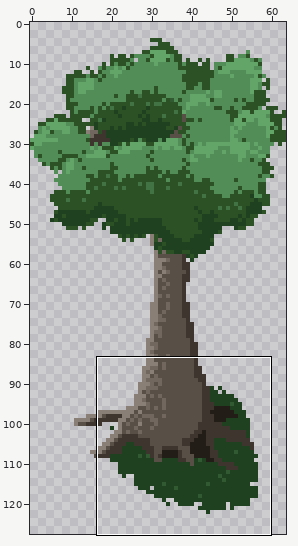
Edited in one commit: pixel-art file (tilerunner/sprite files/sprite images/tree.aseprite). The picture above shows the old version from afar; the outline marks the close-up.
Close-up. Before:
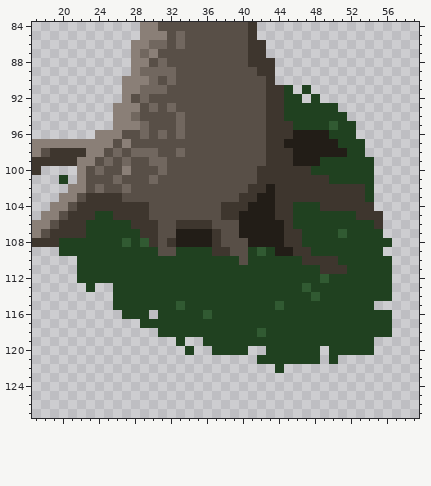
64x128 pixels, 1 frame. Shown: x 17..59, y 84..127.
After:
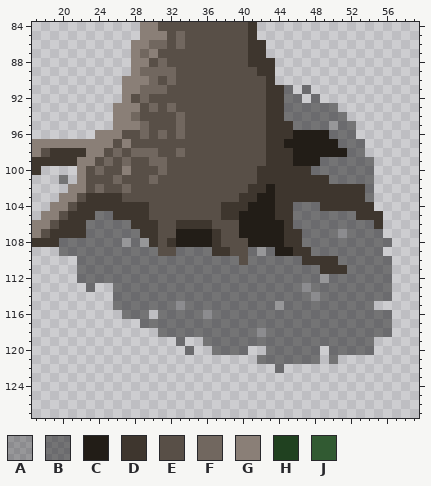
Palette (. is transparent): A #00000043  B #0000006f  C #221d17  D #3e362e  E #584f47  F #71675f  G #8a7f77  H #204120  J #315a32
Edits made:
layer "Shadow" now hidden
layer "Layer 1" added
Layer "Layer 1":
y 91: x 45 H -> B; x 47 H -> B
y 92: x 45..46 HH -> BB; x 48 H -> B
y 93: x 45..50 HHHHHH -> BBBBBB
y 94: x 45..51 HHHHHHH -> BBBBBBB
y 95: x 46..52 HHHHJHH -> BBBBABB
y 96: x 50..52 HHH -> BBB
y 97: x 51..53 HHH -> BBB
y 98: x 52..53 HH -> BB
y 99: x 49..54 HHHHHH -> BBBBBB
y 100: x 48..54 HHHHHHH -> BBBBBBB
y 101: x 20 H -> B; x 50..54 HHHHH -> BBBBB
y 102..103: x 54 H -> B
y 104: x 46..48 HHH -> BBB
y 105: x 24..25 HH -> BB; x 46..52 HHHHHHH -> BBBBBBB
y 106: x 23..27 HHHHH -> BBBBB; x 46..54 HHHHHHHHH -> BBBBBBBBB
y 107: x 23..28 HHHHHH -> BBBBBB; x 47..55 HHHHJHHHH -> BBBBABBBB
y 108: x 20..29 HHHHHHHJHJ -> BBBBBBBABA; x 47..56 HHHHHHHHHH -> BBBBBBBBBB
y 109: x 20..30 HHHHHHHHHHH -> BBBBBBBBBBB; x 33..36 HHHH -> BBBB; x 41..43 HJH -> BAB; x 48..55 HHHHHHHH -> BBBBBBBB
y 110: x 22..39 HHHHHHHHHHHHHHHHHH -> BBBBBBBBBBBBBBBBBB; x 41..46 HHHHHH -> BBBBBB; x 51..56 HHHHHH -> BBBBBB
y 111: x 22..48 HHHHHHHHHHHHHHHHHHHHHHHHHHH -> BBBBBBBBBBBBBBBBBBBBBBBBBBB; x 52..56 HHHHH -> BBBBB
y 112: x 22..56 HHHHHHHHHHHHHHHHHHHHHHHHHHHJHHHHHHH -> BBBBBBBBBBBBBBBBBBBBBBBBBBBABBBBBBB
y 113: x 23 H -> B; x 26..56 HHHHHHHHHHHHHHHHHHHHHJHHHHHHHHH -> BBBBBBBBBBBBBBBBBBBBBABBBBBBBBB
y 114: x 26..56 HHHHHHHHHHHHHHHHHHHHHHJHHHHHHHH -> BBBBBBBBBBBBBBBBBBBBBBABBBBBBBB
y 115: x 26..54 HHHHHHHJHHHHHHHHHHJHHHHHHHHHH -> BBBBBBBABBBBBBBBBBABBBBBBBBBB
y 116: x 27..29 HHH -> BBB; x 31..56 HHHHHJHHHHHHHHHHHHHHHHHHHH -> BBBBBABBBBBBBBBBBBBBBBBBBB
y 117: x 29..56 HHHHHHHHHHHHHHHHHHHHHHHHHHHH -> BBBBBBBBBBBBBBBBBBBBBBBBBBBB
y 118: x 31..56 HHHHHHHHHHHJHHHHHHHHHHHHHH -> BBBBBBBBBBBABBBBBBBBBBBBBB
y 119: x 33 H -> B; x 36..54 HHHHHHHHHHHHHHHHHHH -> BBBBBBBBBBBBBBBBBBB
y 120: x 34 H -> B; x 37..40 HHHH -> BBBB; x 43..48 HHHHHH -> BBBBBB; x 50..54 HHHHH -> BBBBB
y 121: x 42..48 HHHHHHH -> BBBBBBB; x 50 H -> B
y 122: x 44 H -> B
Changed places in both close-ups, as pixel boxes (x1, y1, x2, y2):
changed: (59, 85, 392, 373)
